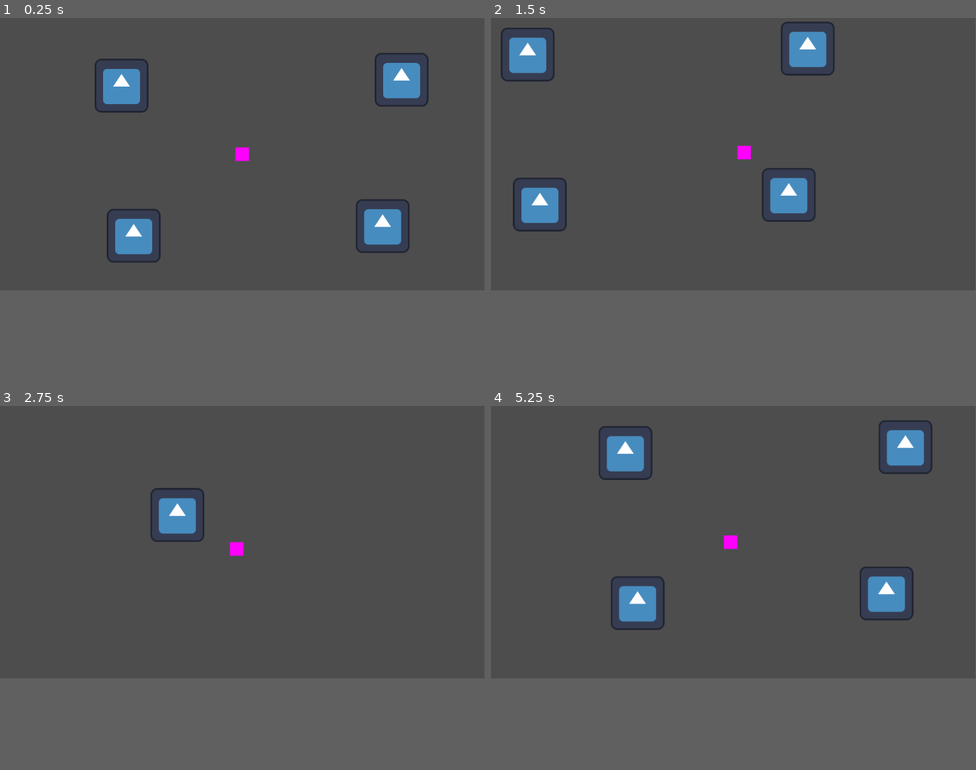
Above: before the commit, frames 1-4 (two rows, left to right).
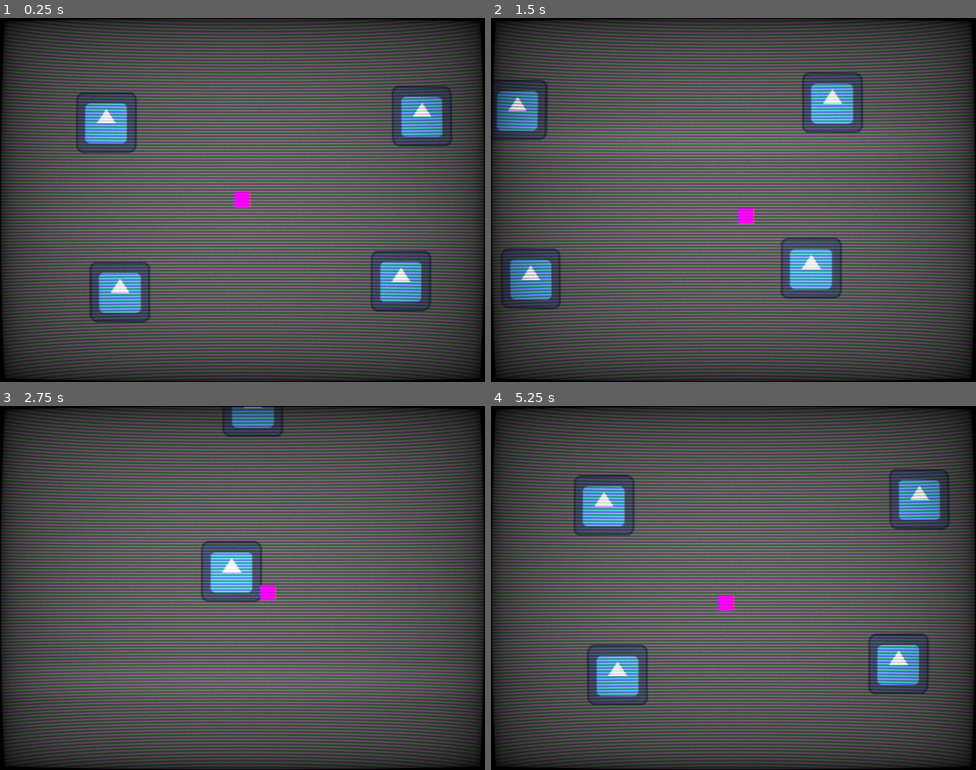
Above: after the commit, the same moments.

Repository: KevinSanchezO/pixel-resident-evil
Game: Godot game, scene res://scenes/rooms/room/room.tscn
The game is run twice, just before and just after one commit, with the same random seed, the same clock (stepped at 60 frames per second) and the same inputs. The project has no main scene, so this scene is started directly. The engine's default icon, where the game draws it, is replaced by a stand-in: a white triangle on a blue panel in a dark square.
Inputs (mouse positions are in pixels of both pictures, inside the frame that each line leads up to):
- Up to frame 1 (0.25 s): no input
- Up to frame 2 (1.5 s): tap Enter at 0.5 s; move the mouse to (840, 141) at 0.52 s; hold D (right) 0.53-1.28 s; hold Space (sprint) 0.53-1.28 s; move the mouse to (636, 167) at 1.27 s; hold S (down) from 1.28 s (still down); tap Space (sprint) at 1.35 s
- Up to frame 3 (2.75 s): move the mouse to (291, 482) at 2.02 s; release S (down) at 2.03 s; hold D (right) from 2.03 s (still down); hold Space (sprint) from 2.03 s (still down)
- Up to frame 4 (5.25 s): move the mouse to (709, 595) at 2.77 s; release D (right) at 2.78 s; release Space (sprint) at 2.78 s; hold W (up) 2.78-3.53 s; tap Space (sprint) at 2.85, 4.35 s; move the mouse to (879, 584) at 3.52 s; hold Space (sprint) 3.53-4.28 s; hold A (left) 3.53-5.03 s; move the mouse to (588, 500) at 4.27 s; move the mouse to (757, 540) at 5.02 s; hold S (down) from 5.03 s (still down); hold Space (sprint) from 5.03 s (still down)
In our replay, the window is 799x449 before the commit and 800x600 after it. These sizes can differ from the game's own. Grey fills any space a smaller window leaves; there, only what the larger window draws over its background counts as a difference.

The runs differ from the first frame. In frame 1, 77% of the frame differs, in the area x 0-100%, y 0-100%; in frame 2, 78%; in frame 3, 75%; in frame 4, 78%.

Commit message:
crt shader, inventory and stamina boiler plate

Diff:
--- a/project.godot
+++ b/project.godot
@@ -20,6 +20,12 @@
 TweenManager="*res://scenes/autoloads/tween_manager/tween_manager.tscn"
 FrameFreezeManager="*res://scenes/autoloads/frame_freeze_manager/frame_freeze_manager.tscn"
 CameraAccess="*res://scenes/autoloads/camera_access/camera_access.tscn"
+
+[display]
+
+window/size/viewport_width=1024
+window/size/viewport_height=768
+window/stretch/mode="canvas_items"
 
 [input]
 
@@ -69,7 +75,17 @@
 ]
 }
 
+[layer_names]
+
+2d_physics/layer_1="Limit"
+2d_physics/layer_2="Player"
+2d_physics/layer_3="Enemy"
+2d_physics/layer_4="Interact"
+2d_physics/layer_5="PlayerDamage"
+2d_physics/layer_6="EnemyDamage"
+
 [rendering]
 
+textures/canvas_textures/default_texture_filter=0
 renderer/rendering_method="gl_compatibility"
 renderer/rendering_method.mobile="gl_compatibility"
--- /dev/null
+++ b/resources/materials/crt.tres
@@ -0,0 +1,20 @@
+[gd_resource type="ShaderMaterial" load_steps=2 format=3 uid="uid://cmtj85koywb2f"]
+
+[ext_resource type="Shader" path="res://resources/shaders/crt.gdshader" id="1_3m4yg"]
+
+[resource]
+shader = ExtResource("1_3m4yg")
+shader_parameter/resolution = Vector2(640, 480)
+shader_parameter/scan_line_amount = 1.0
+shader_parameter/warp_amount = 0.1
+shader_parameter/noise_amount = 0.03
+shader_parameter/interference_amount = 0.2
+shader_parameter/grille_amount = 0.1
+shader_parameter/grille_size = 1.0
+shader_parameter/vignette_amount = 0.6
+shader_parameter/vignette_intensity = 0.4
+shader_parameter/aberation_amount = 0.5
+shader_parameter/roll_line_amount = 0.05
+shader_parameter/roll_speed = 1.0
+shader_parameter/scan_line_strength = -8.0
+shader_parameter/pixel_strength = -2.0
--- /dev/null
+++ b/resources/materials/white_flash_material.tres
@@ -0,0 +1,8 @@
+[gd_resource type="ShaderMaterial" load_steps=2 format=3 uid="uid://javk8xoycjvr"]
+
+[ext_resource type="Shader" path="res://resources/shaders/white_flash.gdshader" id="1_1uyb6"]
+
+[resource]
+resource_local_to_scene = true
+shader = ExtResource("1_1uyb6")
+shader_parameter/flash = false
--- /dev/null
+++ b/resources/shaders/crt.gdshader
@@ -0,0 +1,183 @@
+/*
+Shader from Godot Shaders - the free shader library.
+
+This shader is under CC0 license. Feel free to use, improve and
+change this shader according to your needs and consider sharing
+the modified result to godotshaders.com.
+
+Optimised and packed by @c64cosmin
+If you do use this please share it with me
+Would love to see what you're making with it <3
+
+It's a combination of these two shaders
+~godotshaders.com/shader/VHS-and-CRT-monitor-effect
+godotshaders.com/shader/crt-shader-with-realistic-blurring/
+
+CRT grille and rolling lines made by @c64cosmin
+Vignette and warping effect was made by pend00
+Scanlines are from "TimothyLottes" FROM SHADERTOY
+Then ported by AHOPNESS (@ahopness)
+https://www.shadertoy.com/view/MsjXzh
+*/
+
+shader_type canvas_item;
+
+uniform sampler2D SCREEN_TEXTURE: hint_screen_texture;
+
+uniform vec2 resolution = vec2(320.0, 180.0);
+
+uniform float scan_line_amount :hint_range(0.0, 1.0) = 1.0;
+uniform float warp_amount :hint_range(0.0, 5.0) = 0.1;
+uniform float noise_amount :hint_range(0.0, 0.3) = 0.03;
+uniform float interference_amount :hint_range(0.0, 1.0) = 0.2;
+uniform float grille_amount :hint_range(0.0, 1.0) = 0.1;
+uniform float grille_size :hint_range(1.0, 5.0) = 1.0;
+uniform float vignette_amount :hint_range(0.0, 2.0) = 0.6;
+uniform float vignette_intensity : hint_range(0.0, 1.0) = 0.4;
+uniform float aberation_amount :hint_range(0.0, 1.0) = 0.5;
+uniform float roll_line_amount :hint_range(0.0, 1.0) = 0.3;
+uniform float roll_speed :hint_range(-8.0, 8.0) = 1.0;
+uniform float scan_line_strength :hint_range(-12.0, -1.0) = -8.0;
+uniform float pixel_strength :hint_range(-4.0, 0.0) = -2.0;
+
+float random(vec2 uv){
+    return fract(cos(uv.x * 83.4827 + uv.y * 92.2842) * 43758.5453123);
+}
+
+vec3 fetch_pixel(vec2 uv, vec2 off){
+	vec2 pos = floor(uv * resolution + off) / resolution + vec2(0.5) / resolution;
+
+	float noise = 0.0;
+	if(noise_amount > 0.0){
+		noise = random(pos + fract(TIME)) * noise_amount;
+	}
+
+	if(max(abs(pos.x - 0.5), abs(pos.y - 0.5)) > 0.5){
+		return vec3(0.0, 0.0, 0.0);
+	}
+
+	vec3 clr = texture(SCREEN_TEXTURE , pos, -16.0).rgb + noise;
+	return clr;
+}
+
+// Distance in emulated pixels to nearest texel.
+vec2 Dist(vec2 pos){
+	pos = pos * resolution;
+	return - ((pos - floor(pos)) - vec2(0.5));
+}
+
+// 1D Gaussian.
+float Gaus(float pos, float scale){ return exp2(scale * pos * pos); }
+
+// 3-tap Gaussian filter along horz line.
+vec3 Horz3(vec2 pos, float off){
+	vec3 b = fetch_pixel(pos, vec2(-1.0, off));
+	vec3 c = fetch_pixel(pos, vec2( 0.0, off));
+	vec3 d = fetch_pixel(pos, vec2( 1.0, off));
+	float dst = Dist(pos).x;
+
+	// Convert distance to weight.
+	float scale = pixel_strength;
+	float wb = Gaus(dst - 1.0, scale);
+	float wc = Gaus(dst + 0.0, scale);
+	float wd = Gaus(dst + 1.0, scale);
+
+	// Return filtered sample.
+	return (b * wb + c * wc + d * wd) / (wb + wc + wd);
+}
+
+// Return scanline weight.
+float Scan(vec2 pos, float off){
+	float dst = Dist(pos).y;
+
+	return Gaus(dst + off, scan_line_strength);
+}
+
+// Allow nearest three lines to effect pixel.
+vec3 Tri(vec2 pos){
+	vec3 clr = fetch_pixel(pos, vec2(0.0));
+	if(scan_line_amount > 0.0){
+		vec3 a = Horz3(pos,-1.0);
+		vec3 b = Horz3(pos, 0.0);
+		vec3 c = Horz3(pos, 1.0);
+
+		float wa = Scan(pos,-1.0);
+		float wb = Scan(pos, 0.0);
+		float wc = Scan(pos, 1.0);
+
+		vec3 scanlines = a * wa + b * wb + c * wc;
+		clr = mix(clr, scanlines, scan_line_amount);
+	}
+	return clr;
+}
+
+// Takes in the UV and warps the edges, creating the spherized effect
+vec2 warp(vec2 uv){
+	vec2 delta = uv - 0.5;
+	float delta2 = dot(delta.xy, delta.xy);
+	float delta4 = delta2 * delta2;
+	float delta_offset = delta4 * warp_amount;
+
+	vec2 warped = uv + delta * delta_offset;
+	return (warped - 0.5) / mix(1.0,1.2,warp_amount/5.0) + 0.5;
+}
+
+float vignette(vec2 uv){
+	uv *= 1.0 - uv.xy;
+	float vignette = uv.x * uv.y * 15.0;
+	return pow(vignette, vignette_intensity * vignette_amount);
+}
+
+float floating_mod(float a, float b){
+	return a - b * floor(a/b);
+}
+
+vec3 grille(vec2 uv){
+	float unit = PI / 3.0;
+	float scale = 2.0*unit/grille_size;
+	float r = smoothstep(0.5, 0.8, cos(uv.x*scale - unit));
+	float g = smoothstep(0.5, 0.8, cos(uv.x*scale + unit));
+	float b = smoothstep(0.5, 0.8, cos(uv.x*scale + 3.0*unit));
+	return mix(vec3(1.0), vec3(r,g,b), grille_amount);
+}
+
+float roll_line(vec2 uv){
+	float x = uv.y * 3.0 - TIME * roll_speed;
+	float f = cos(x) * cos(x * 2.35 + 1.1) * cos(x * 4.45 + 2.3);
+	float roll_line = smoothstep(0.5, 0.9, f);
+	return roll_line * roll_line_amount;
+}
+
+void fragment(){
+	vec2 pix = FRAGCOORD.xy;
+	vec2 pos = warp(SCREEN_UV);
+
+	float line = 0.0;
+	if(roll_line_amount > 0.0){
+		line = roll_line(pos);
+	}
+
+	vec2 sq_pix = floor(pos * resolution) / resolution + vec2(0.5) / resolution;
+	if(interference_amount + roll_line_amount > 0.0){
+		float interference = random(sq_pix.yy + fract(TIME));
+		pos.x += (interference * (interference_amount + line * 6.0)) / resolution.x;
+	}
+
+	vec3 clr = Tri(pos);
+	if(aberation_amount > 0.0){
+		float chromatic = aberation_amount + line * 2.0;
+		vec2 chromatic_x = vec2(chromatic,0.0) / resolution.x;
+		vec2 chromatic_y = vec2(0.0, chromatic/2.0) / resolution.y;
+		float r = Tri(pos - chromatic_x).r;
+		float g = Tri(pos + chromatic_y).g;
+		float b = Tri(pos + chromatic_x).b;
+		clr = vec3(r,g,b);
+	}
+
+	if(grille_amount > 0.0)clr *= grille(pix);
+	clr *= 1.0 + scan_line_amount * 0.6 + line * 3.0 + grille_amount * 2.0;
+	if(vignette_amount > 0.0)clr *= vignette(pos);
+
+	COLOR.rgb = clr;
+	COLOR.a = 1.0;
+}
--- /dev/null
+++ b/resources/shaders/white_flash.gdshader
@@ -0,0 +1,14 @@
+shader_type canvas_item;
+
+uniform bool flash = false;
+
+void fragment() {
+	vec4 texture_color = texture(TEXTURE, UV);
+	if (flash) {
+		vec3 white = vec3(1,1,1);
+		vec3 whitened_texture_rgb = mix(texture_color.rgb, white, 1);
+		COLOR = vec4(whitened_texture_rgb, texture_color.a);
+	} else {
+		COLOR = texture_color;
+	}
+}
--- a/scenes/components/game_camera/game_camera.tscn
+++ b/scenes/components/game_camera/game_camera.tscn
@@ -3,6 +3,7 @@
 [ext_resource type="Script" path="res://scenes/components/game_camera/game_camera.gd" id="1_icfj3"]
 
 [node name="GameCamera" type="Camera2D"]
+position_smoothing_enabled = true
 script = ExtResource("1_icfj3")
 
 [node name="Timer" type="Timer" parent="."]
--- /dev/null
+++ b/scenes/components/inventory/inventory.gd
@@ -0,0 +1,4 @@
+extends Node
+class_name Inventory
+
+const MAX_ITEM_COUNT := 6
--- /dev/null
+++ b/scenes/components/inventory/inventory.tscn
@@ -0,0 +1,6 @@
+[gd_scene load_steps=2 format=3 uid="uid://b5eabwea4uhb7"]
+
+[ext_resource type="Script" path="res://scenes/components/inventory/inventory.gd" id="1_xhflm"]
+
+[node name="Inventory" type="Node"]
+script = ExtResource("1_xhflm")
--- /dev/null
+++ b/scenes/components/stamina/stamina.gd
@@ -0,0 +1,2 @@
+extends Node
+class_name Stamina
--- /dev/null
+++ b/scenes/components/stamina/stamina.tscn
@@ -0,0 +1,6 @@
+[gd_scene load_steps=2 format=3 uid="uid://cpn7occ5q7mj0"]
+
+[ext_resource type="Script" path="res://scenes/components/stamina/stamina.gd" id="1_bus0y"]
+
+[node name="Stamina" type="Node"]
+script = ExtResource("1_bus0y")
--- a/scenes/game_objects/entities/player/player.gd
+++ b/scenes/game_objects/entities/player/player.gd
@@ -1,7 +1,7 @@
 extends Entity
 class_name Player
 
-@export var camera_smoothing := 0.1
+@export var camera_smoothing := 0.05
 
 @onready var player_sprite := $Visuals/PlayerSprite as Sprite2D
 @onready var game_camera := $GameCamera as GameCamera
--- a/scenes/game_objects/entities/player/player.tscn
+++ b/scenes/game_objects/entities/player/player.tscn
@@ -1,8 +1,9 @@
-[gd_scene load_steps=6 format=3 uid="uid://8oxowmexwkck"]
+[gd_scene load_steps=7 format=3 uid="uid://8oxowmexwkck"]
 
 [ext_resource type="PackedScene" uid="uid://dqa37mp2yp85f" path="res://scenes/game_objects/entities/entity/entity.tscn" id="1_i3of7"]
 [ext_resource type="Script" path="res://scenes/game_objects/entities/player/player.gd" id="2_mdblp"]
 [ext_resource type="PackedScene" uid="uid://b6bror1u232yt" path="res://scenes/components/game_camera/game_camera.tscn" id="3_qtiwv"]
+[ext_resource type="PackedScene" uid="uid://b5eabwea4uhb7" path="res://scenes/components/inventory/inventory.tscn" id="4_xhyup"]
 
 [sub_resource type="RectangleShape2D" id="RectangleShape2D_q4lr8"]
 size = Vector2(32, 32)
@@ -11,16 +12,17 @@
 size = Vector2(32, 32)
 
 [node name="Player" instance=ExtResource("1_i3of7")]
+collision_layer = 2
+collision_mask = 0
 script = ExtResource("2_mdblp")
-camera_smoothing = 0.1
+camera_smoothing = 0.05
 
 [node name="CollisionShape2D" type="CollisionShape2D" parent="." index="0"]
 shape = SubResource("RectangleShape2D_q4lr8")
 
 [node name="Velocity2d" parent="." index="1"]
-max_slow_speed = 150.0
-max_neutral_speed = 250.0
-max_fast_speed = 450.0
+max_slow_speed = 100.0
+max_neutral_speed = 200.0
 
 [node name="Hitbox" parent="." index="3"]
 position = Vector2(0, -16)
@@ -29,3 +31,5 @@
 texture = SubResource("PlaceholderTexture2D_kcws6")
 
 [node name="GameCamera" parent="." index="5" instance=ExtResource("3_qtiwv")]
+
+[node name="Inventory" parent="." index="6" instance=ExtResource("4_xhyup")]
--- /dev/null
+++ b/scenes/game_objects/projectiles/projectile/projectile.gd
@@ -0,0 +1,2 @@
+extends CharacterBody2D
+class_name Projectile
--- /dev/null
+++ b/scenes/game_objects/projectiles/projectile/projectile.tscn
@@ -0,0 +1,16 @@
+[gd_scene load_steps=4 format=3 uid="uid://b4fcvd5mnippx"]
+
+[ext_resource type="Script" path="res://scenes/game_objects/projectiles/projectile/projectile.gd" id="1_pcfbo"]
+[ext_resource type="PackedScene" uid="uid://hth1u5p2ar47" path="res://scenes/components/velocity_2d/velocity_2d.tscn" id="2_xrsr8"]
+[ext_resource type="PackedScene" uid="uid://b4e8pafwkoht0" path="res://scenes/components/hurtbox/hurtbox.tscn" id="3_40wwm"]
+
+[node name="Projectile" type="CharacterBody2D"]
+script = ExtResource("1_pcfbo")
+
+[node name="Velocity2d" parent="." instance=ExtResource("2_xrsr8")]
+
+[node name="Hurtbox" parent="." instance=ExtResource("3_40wwm")]
+
+[node name="Visuals" type="Node2D" parent="."]
+
+[node name="Projectile" type="Sprite2D" parent="Visuals"]
--- a/scenes/rooms/room/room.tscn
+++ b/scenes/rooms/room/room.tscn
@@ -1,11 +1,12 @@
-[gd_scene load_steps=3 format=3 uid="uid://bh2x77ujb4vf7"]
+[gd_scene load_steps=4 format=3 uid="uid://bh2x77ujb4vf7"]
 
+[ext_resource type="PackedScene" uid="uid://bidc38yu8bcp3" path="res://ui/crt/crt.tscn" id="1_2i2li"]
 [ext_resource type="PackedScene" uid="uid://8oxowmexwkck" path="res://scenes/game_objects/entities/player/player.tscn" id="1_5ydjl"]
 [ext_resource type="Texture2D" uid="uid://fax25u74gdkh" path="res://icon.svg" id="2_d042y"]
 
 [node name="Room" type="Node2D"]
 
-[node name="Player" parent="." instance=ExtResource("1_5ydjl")]
+[node name="CRT" parent="." instance=ExtResource("1_2i2li")]
 
 [node name="Icon" type="Sprite2D" parent="."]
 position = Vector2(-287, -163)
@@ -22,3 +23,5 @@
 [node name="Icon4" type="Sprite2D" parent="."]
 position = Vector2(334, 171)
 texture = ExtResource("2_d042y")
+
+[node name="Player" parent="." instance=ExtResource("1_5ydjl")]
--- /dev/null
+++ b/ui/crt/crt.gd
@@ -0,0 +1,4 @@
+extends CanvasLayer
+
+func _ready() -> void:
+	visible = true
--- /dev/null
+++ b/ui/crt/crt.tscn
@@ -0,0 +1,17 @@
+[gd_scene load_steps=3 format=3 uid="uid://bidc38yu8bcp3"]
+
+[ext_resource type="Script" path="res://ui/crt/crt.gd" id="1_alk4o"]
+[ext_resource type="Material" uid="uid://cmtj85koywb2f" path="res://resources/materials/crt.tres" id="1_cux3k"]
+
+[node name="CRT" type="CanvasLayer"]
+visible = false
+script = ExtResource("1_alk4o")
+
+[node name="ColorRect" type="ColorRect" parent="."]
+material = ExtResource("1_cux3k")
+anchors_preset = 15
+anchor_right = 1.0
+anchor_bottom = 1.0
+grow_horizontal = 2
+grow_vertical = 2
+mouse_filter = 2
